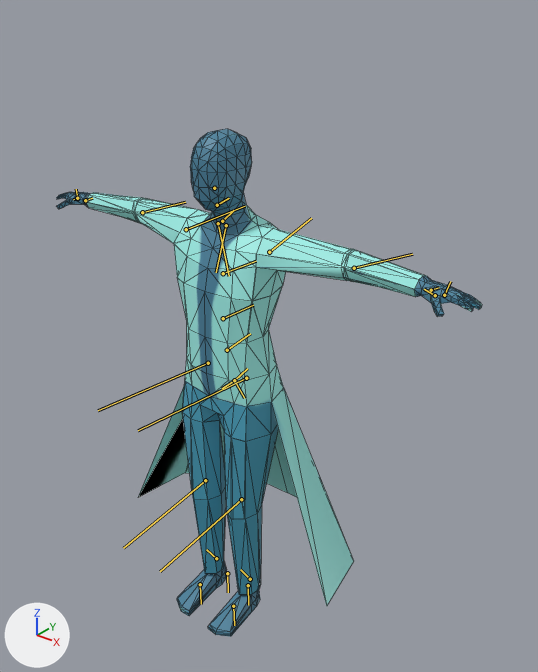
The FBX model DirectX/Resources/Fbx/player/player.fbx: old version first, new version second.
Rendered twice from a 50 mm camera at (1.68, -1.84, 2.42) aimed at (0.11, 0.12, 1.21). Arrows for +X, +Y and +Z are at lower left; the lights stay in place. The bones that bend it are drawn over the model as lines. Mesh edges are drawn as thin lines.

The first picture shows 'BaseHuman'.
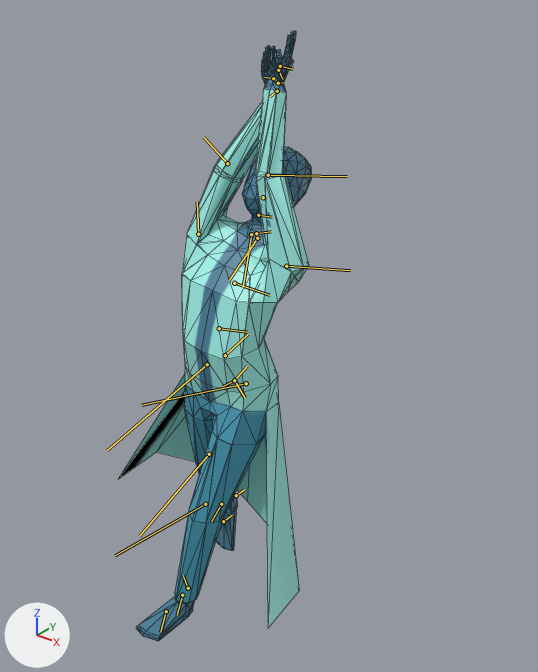
The newer file adds an action. The first version stands in its rest pose; the second is drawn at frame 10 of the action 'metarig|Attack3'.

What the commit changed:
Bone 'spine' (bone_spine) turns from (0, 0, 0) to (10, 5, -1) degrees about its own x, y and z.
Bone 'spine.002' (bone_spine_002) turns from (0, 0, 0) to (-33, -1, -3) degrees about its own x, y and z.
Bone 'spine.003' (bone_spine_003) turns from (0, 0, 0) to (-4, 4, -10) degrees about its own x, y and z.
Bone 'upper_arm.L' (bone_upper_arm_l) moves from (0.0, 0.0, 0.0) to (-0.02, 0.0, -0.008).
Bone 'upper_arm.L' (bone_upper_arm_l) turns from (0, 0, 0) to (111, 5, -66) degrees about its own x, y and z.
Bone 'forearm.L' (bone_forearm_l) turns from (0, 0, 0) to (-23, -7, 31) degrees about its own x, y and z.
Bone 'hand.L' (bone_hand_l) turns from (0, 0, 0) to (11, -12, -55) degrees about its own x, y and z.
Bone 'shoulder.R' (bone_shoulder_r) turns from (0, 0, 0) to (7, -35, -14) degrees about its own x, y and z.
Bone 'upper_arm.R' (bone_upper_arm_r) moves from (0.0, 0.0, 0.0) to (-0.02, 0.0, 0.005).
Bone 'upper_arm.R' (bone_upper_arm_r) turns from (0, 0, 0) to (100, 56, 90) degrees about its own x, y and z.
Bone 'forearm.R' (bone_forearm_r) turns from (0, 0, 0) to (-26, 15, -6) degrees about its own x, y and z.
Bone 'hand.R' (bone_hand_r) turns from (0, 0, 0) to (-50, 5, 123) degrees about its own x, y and z.
Bone 'thigh.L' (bone_thigh_l) turns from (0, 0, 0) to (-23, -4, 3) degrees about its own x, y and z.
Bone 'thigh.R' (bone_thigh_r) turns from (0, 0, 0) to (5, -6, -3) degrees about its own x, y and z.
Bone 'foot.R' (bone_foot_r) turns from (0, 0, 0) to (51, 16, -4) degrees about its own x, y and z.

Changed parts and their boxes (x1, y1, x2, y2) in the pictures (538 x 672 px):
'BaseHuman', posed (55% narrower, 20% taller): before (56, 129, 482, 637); after (118, 30, 311, 641)
bone 'spine', root to tip: before (234, 380) to (247, 368); after (234, 380) to (247, 366)
bone 'spine.002', root to tip: before (223, 318) to (253, 305); after (219, 328) to (247, 332)
bone 'spine.003', root to tip: before (223, 273) to (256, 261); after (234, 283) to (269, 295)
bone 'upper_arm.L', root to tip: before (269, 252) to (311, 218); after (286, 266) to (350, 270)
bone 'forearm.L', root to tip: before (354, 268) to (412, 254); after (268, 175) to (347, 176)
bone 'hand.L', root to tip: before (431, 290) to (439, 287); after (275, 79) to (274, 79)
bone 'shoulder.R', root to tip: before (218, 223) to (229, 276); after (251, 234) to (243, 287)
bone 'upper_arm.R', root to tip: before (186, 229) to (245, 206); after (198, 234) to (197, 201)
bone 'forearm.R', root to tip: before (142, 212) to (185, 202); after (227, 163) to (203, 137)
bone 'hand.R', root to tip: before (85, 200) to (92, 198); after (277, 91) to (270, 96)
bone 'thigh.L', root to tip: before (246, 378) to (138, 430); after (246, 383) to (141, 405)
bone 'thigh.R', root to tip: before (208, 363) to (98, 410); after (207, 364) to (107, 450)
bone 'foot.R', root to tip: before (216, 558) to (206, 549); after (221, 504) to (211, 521)
